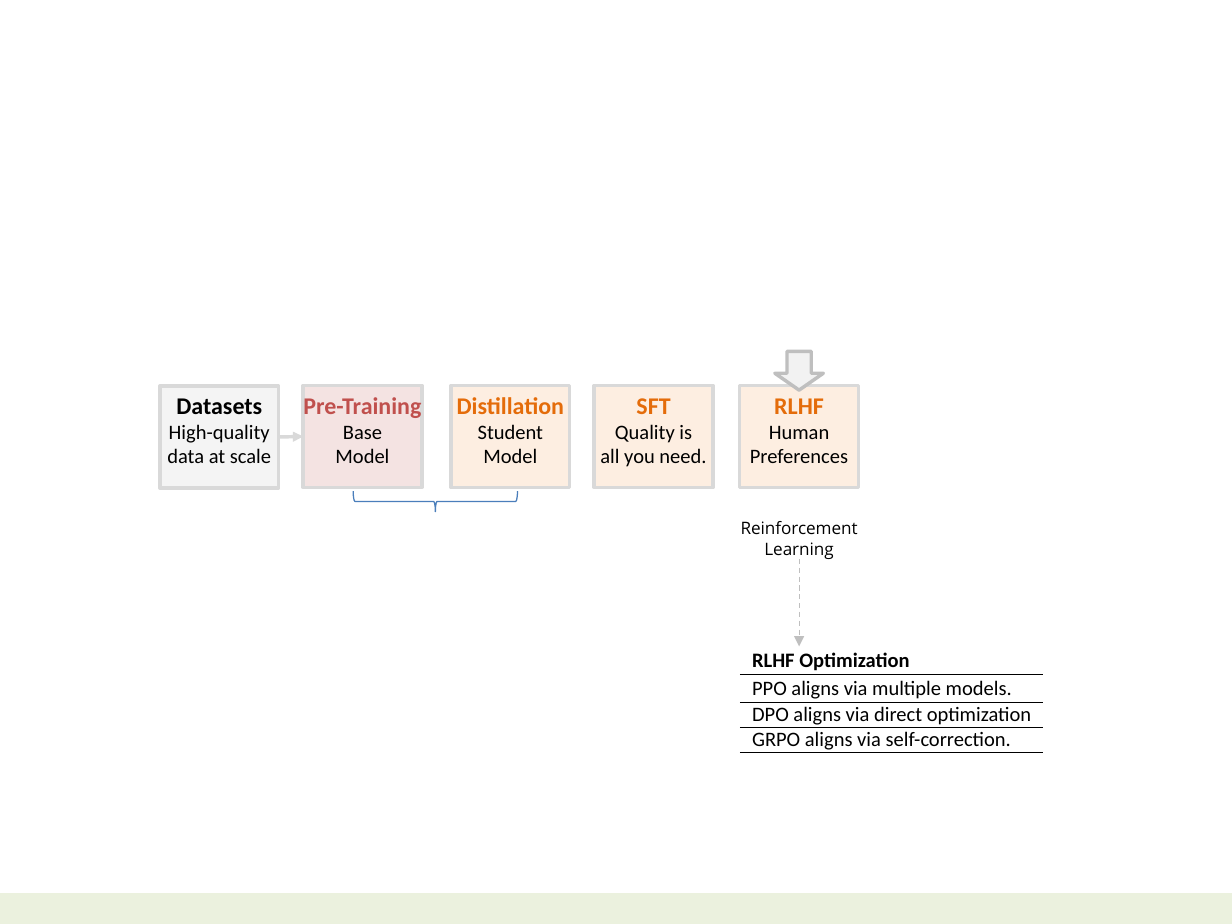
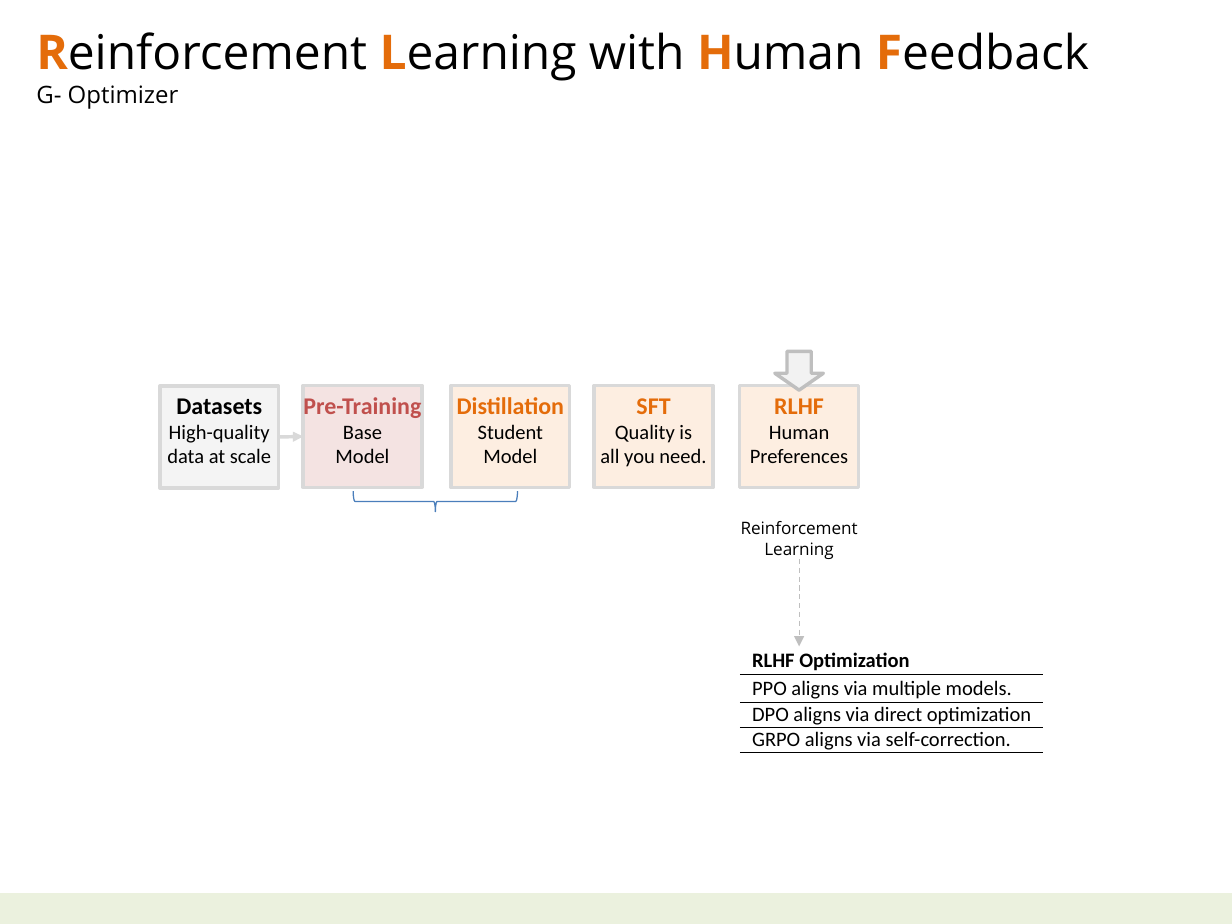
Before and after one commit to navibator/crazy-ai, a slide deck: slide 3 of ai-seepseek.pptx. Drawn at 1232x924 pixels with LibreOffice and Linux fonts; fonts in the diff are those of the drawing. Boxes give left, top, right and bottom in pixels: in the first picture for what was removed or moved away, otherwise in the second. Text is boxed around its words. In the diff, an @@ line names an element or a change of style, - is before the commit and + after.

```diff
--- a/ai-seepseek.pptx
+++ b/ai-seepseek.pptx
@@ text added at box(36, 32, 1089, 109), 28 pt, text #000000 @@
+Reinforcement Learning with Human Feedback
+G- Optimizer
```
Also in this commit, not shown: 4 other slides changed, 2 slides added, 1 other file.
